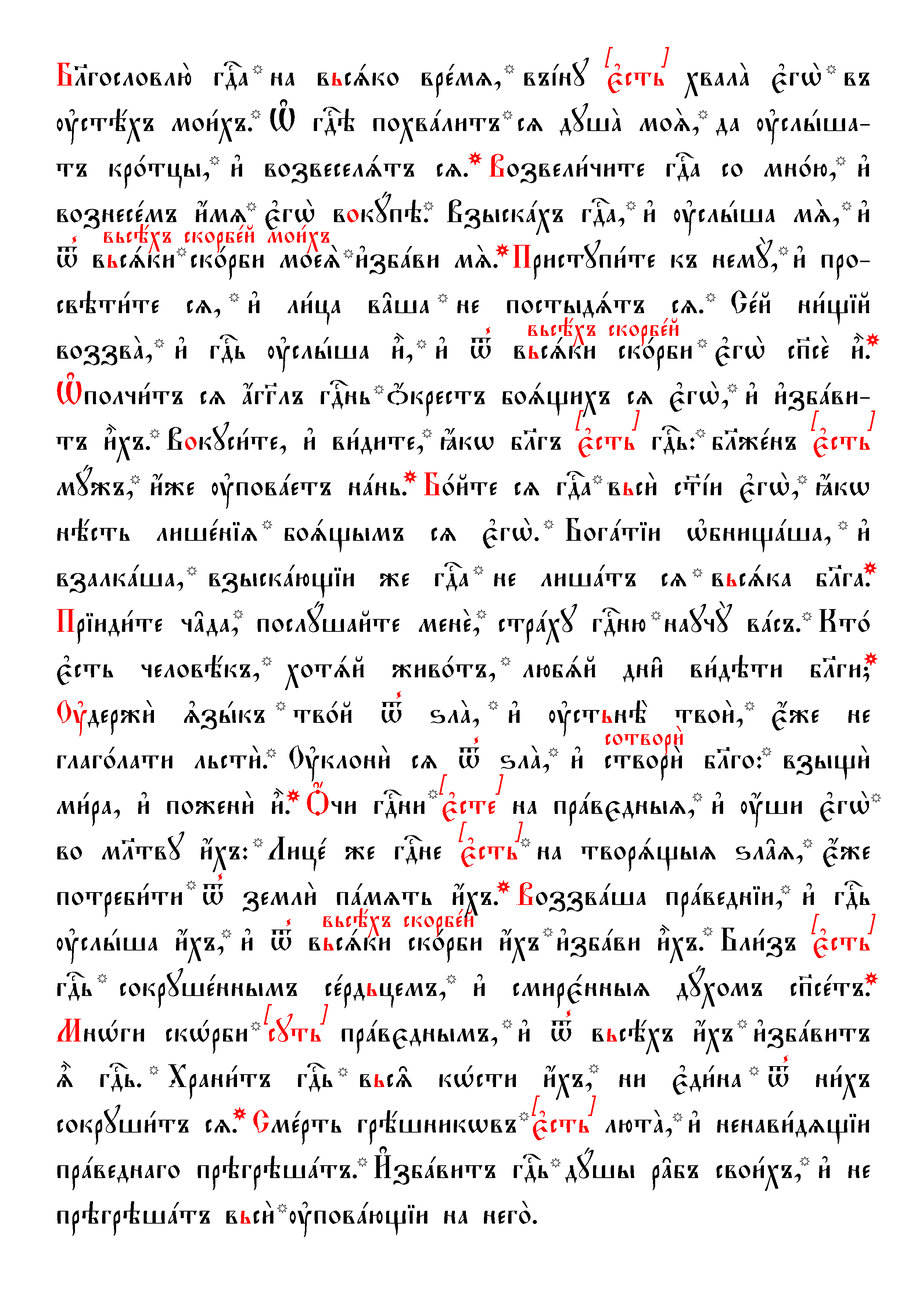
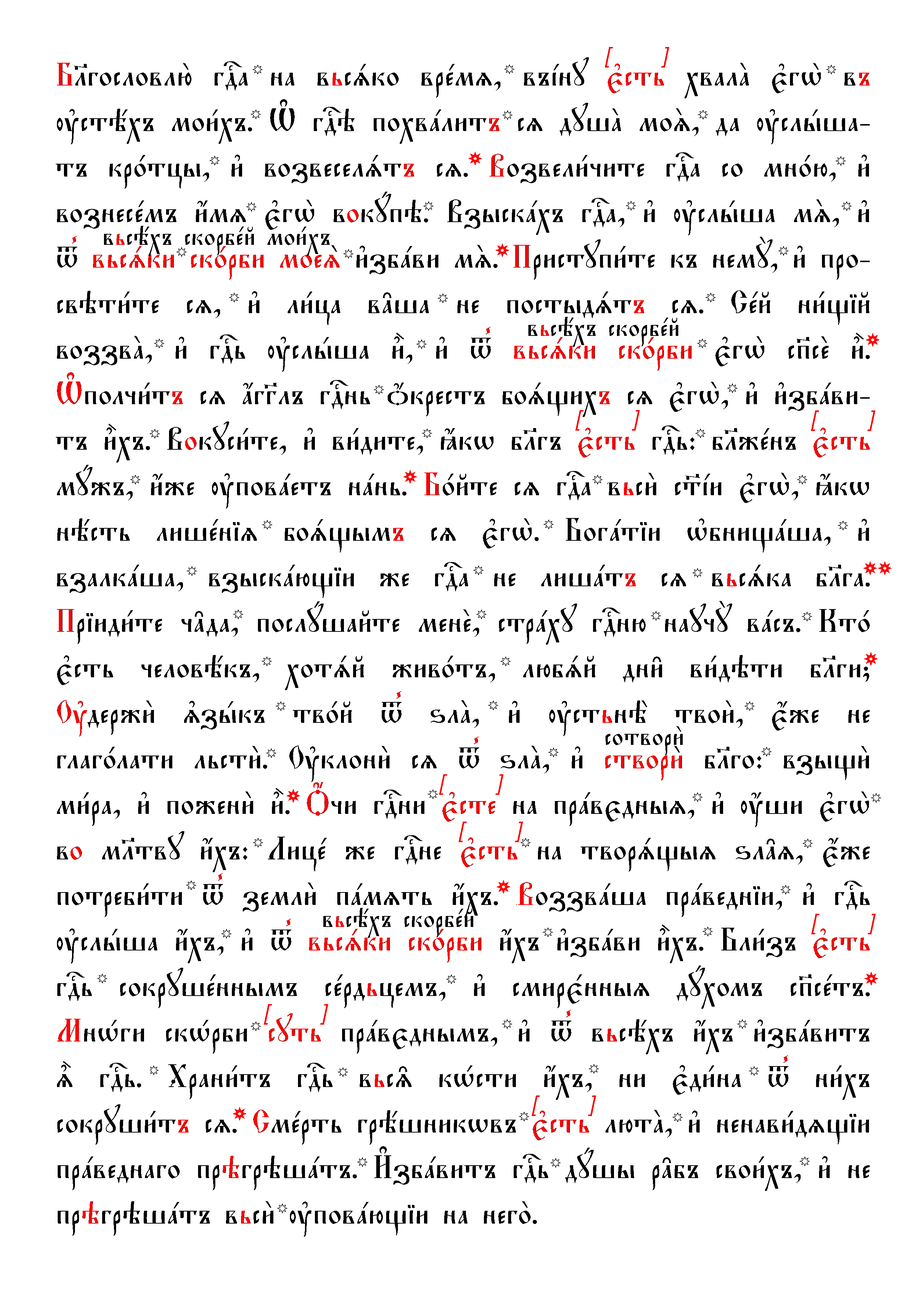
Comparing the layer stacks of the two (923, 1304) images. Changes:
painted on "вьсёхъ скорбeй #1" over [528, 316, 678, 348]
painted on "вьсёхъ скорбeй мои1хъ" over [103, 224, 330, 256]
painted on "вьсёхъ скорбeй" over [323, 908, 474, 939]
painted on "сотвори2" over [605, 726, 683, 756]
moved "Бlгословлю2 гDа на вьсsко врeм..." above "Чернила", painted on it over [55, 57, 870, 1238]
painted on "Чернила" over [96, 47, 891, 1214]
